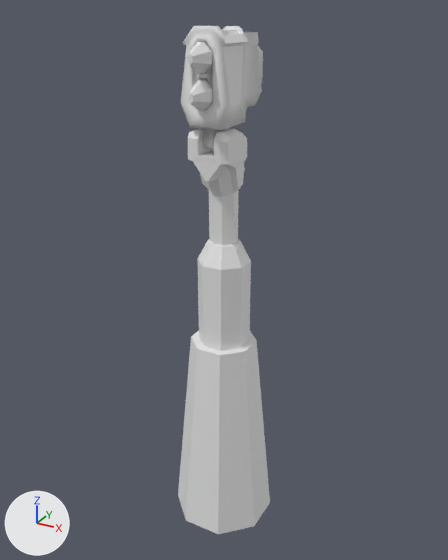
Renders of the COLLADA model objects3d/Units/Kern/kernhq_mt.dae from each side of a commit.
One viewpoint serves both versions: a 50 mm camera at (35.1, -63.6, 67.8) aimed at (-0.6, 1.2, 35.4). The axes (+X, +Y, +Z) are drawn at lower left. The lights are the same throughout. Where no turn or scale is listed for an object, it has been applied to the vertices.

Names of what the first picture shows: 'head', 'missileprop_bot', 'missileprop_top', 'missiletower_base', 'pole', 'support_tower_missile'.
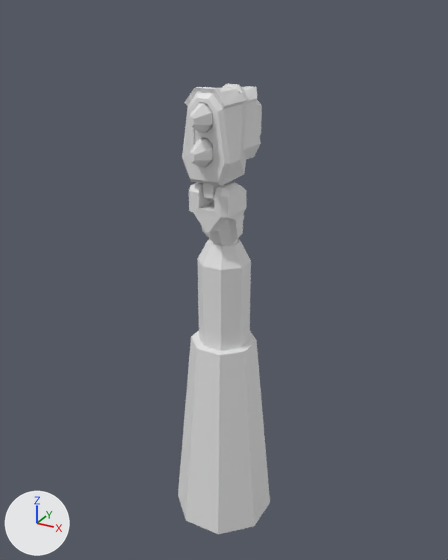
Where the change shows, as pixel boxes [x1, y1, x2, y2] in the pictures (448 x 560 px):
'head', shading changed, moved: before [181, 26, 263, 149]; after [182, 84, 262, 202]
'pole', moved: before [188, 128, 247, 245]; after [189, 182, 247, 245]
'missileprop_bot', moved: before [187, 41, 213, 73]; after [189, 103, 213, 132]
'missileprop_top', moved: before [188, 80, 213, 110]; after [189, 138, 213, 167]

Edits to the bpy script that builds the scene:
```text
Change me_mesh_008:
    where me_mesh_008.from_pydata(...)  # 164 vertices, 162 faces; spans x -3.14..3.14, y -2.96..9.31, z -1.13..11.74
    used by ob_head; location = (0.0, -1.7, 54.3)
    me_mesh_008 part 1: edges marked sharp go from 52 to 0
Change ob_pole:
    ob_pole.location: (0.0, 0.1, 31.0) -> (0.0, 0.1, 24.8)
Change ob_head:
    ob_head.location: (0.0, -1.7, 54.3) -> (0.0, -1.7, 48.2)
Change ob_missileprop_bot:
    ob_missileprop_bot.location: (0.0, -3.9, 63.0) -> (0.0, -3.9, 56.9)
Change ob_missileprop_top:
    ob_missileprop_top.location: (0.0, -3.9, 59.3) -> (0.0, -3.9, 53.1)
```
